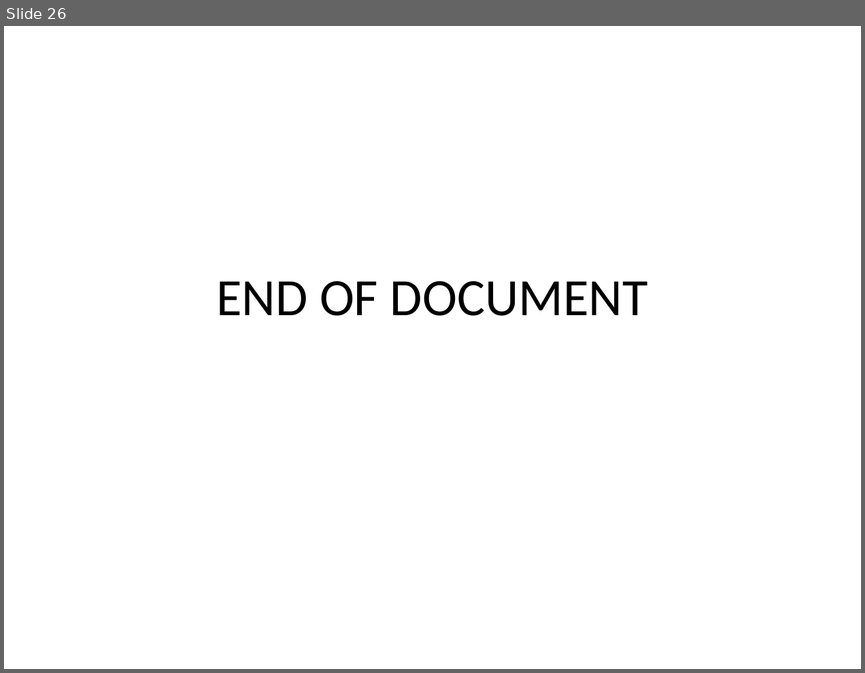
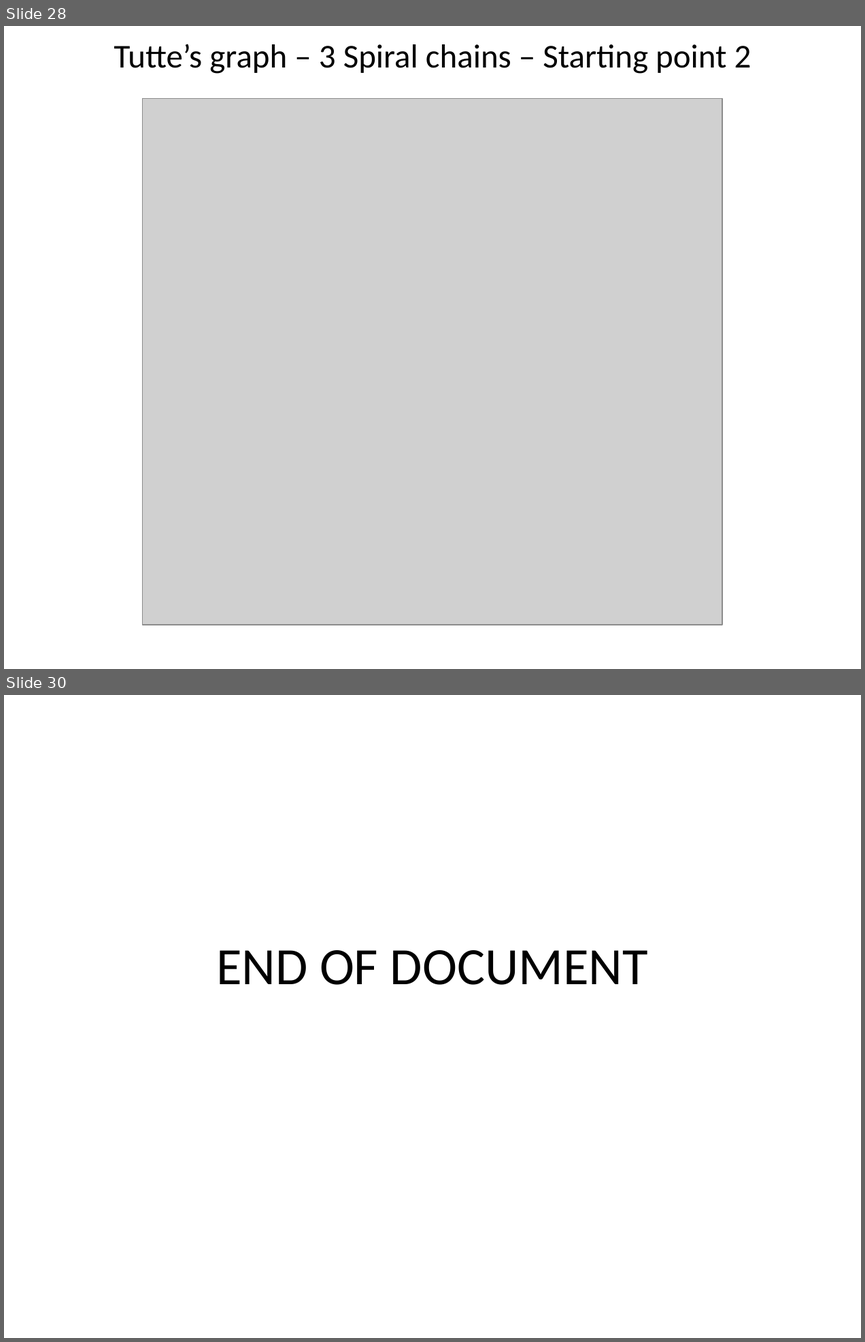
Before and after one commit to stefanutti/maps-coloring-java, a slide deck: ct/ct-docs/cahit-spiral-chains/spiral-chains.ppt. Shown one above the other, each under a label of ours: slide 26 before the commit, slides 28 and 30 after it; the slides between them are not shown. The pictures are 865x673 and 865x1342 pixels, drawn with LibreOffice and Linux fonts; fonts in the diff are those of the drawing; grey boxes stand for pictures. Boxes give left, top, right and bottom in pixels: in the first picture for what was removed or moved away, otherwise in the second. Text is boxed around its words. In the diff, an @@ line names an element or a change of style, - is before the commit and + after.

```diff
--- a/ct/ct-docs/cahit-spiral-chains/spiral-chains.ppt
+++ b/ct/ct-docs/cahit-spiral-chains/spiral-chains.ppt
@@ slide 28 added at (4, 26, 861, 669), background #FFFFFF @@
@@ title added at (114, 44, 751, 74), 28 pt, text #000000 @@
+Tutte’s graph – 3 Spiral chains – Starting point 2
@@ picture added at (143, 98, 723, 624) @@
@@ what was slide 26 is now slide 30 @@
```
Also in this commit, not shown: 3 slides changed, 11 other slides added.
